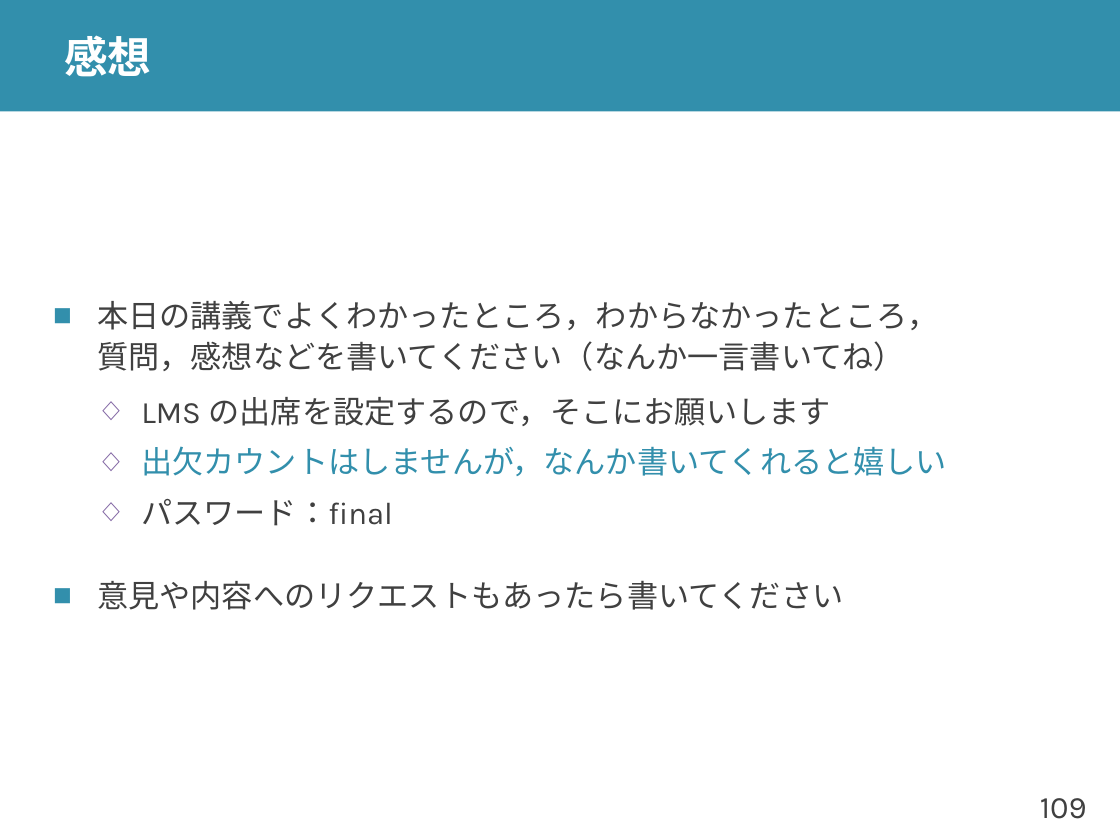
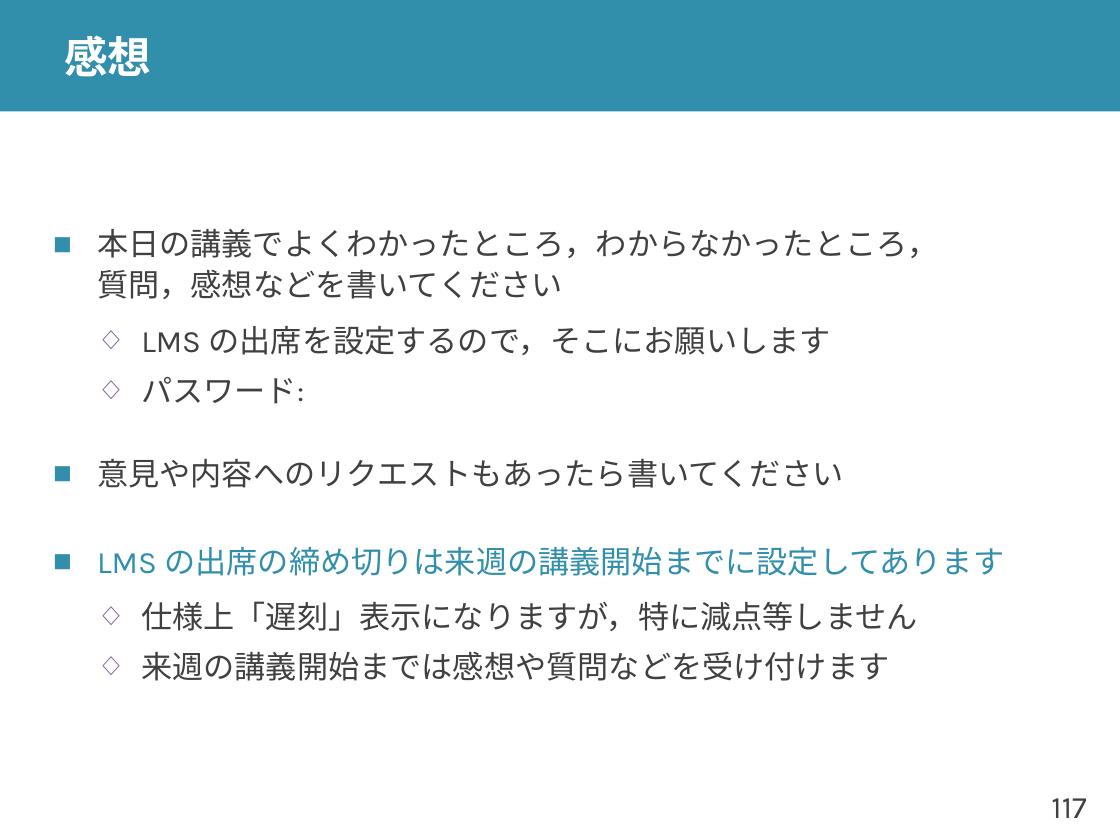
Before and after one commit to shioyadan/advanced-computer-organization, a slide deck: slide 117 of aco-shioya-13.pptx (slide 109 before the commit). Drawn at 1120x840 pixels with LibreOffice and Linux fonts; fonts in the diff are those of the drawing. Boxes give left, top, right and bottom in pixels: in the first picture for what was removed or moved away, otherwise in the second. Text is boxed around its words. In the diff, an @@ line names an element or a change of style, - is before the commit and + after.

```diff
--- a/aco-shioya-13.pptx
+++ b/aco-shioya-13.pptx
@@ text at box(97, 229, 939, 299): text changed @@
-■ 本日の講義でよくわかったところ，わからなかったところ，
-  質問，感想などを書いてください（なんか一言書いてね）
+■ 本日の講義でよくわかったところ，わからなかったところ，
+  質問，感想などを書いてください
@@ text at box(141, 377, 304, 404): text changed; text colour #328FAC to #404040 @@
-  ◇ 出欠カウントはしませんが，なんか書いてくれると嬉しい
-  ◇ パスワード：final
+  ◇ パスワード:
@@ text at box(97, 547, 1004, 681): paragraphs added @@
+■ LMS の出席の締め切りは来週の講義開始までに設定してあります
+  ◇ 仕様上「遅刻」表示になりますが，特に減点等しません
+  ◇ 来週の講義開始までは感想や質問などを受け付けます
@@ page number at box(1051, 798, 1086, 818): text changed @@
-109
+117
```
Also in this commit, not shown: 15 other slides changed, 8 slides added, 1 other file.
